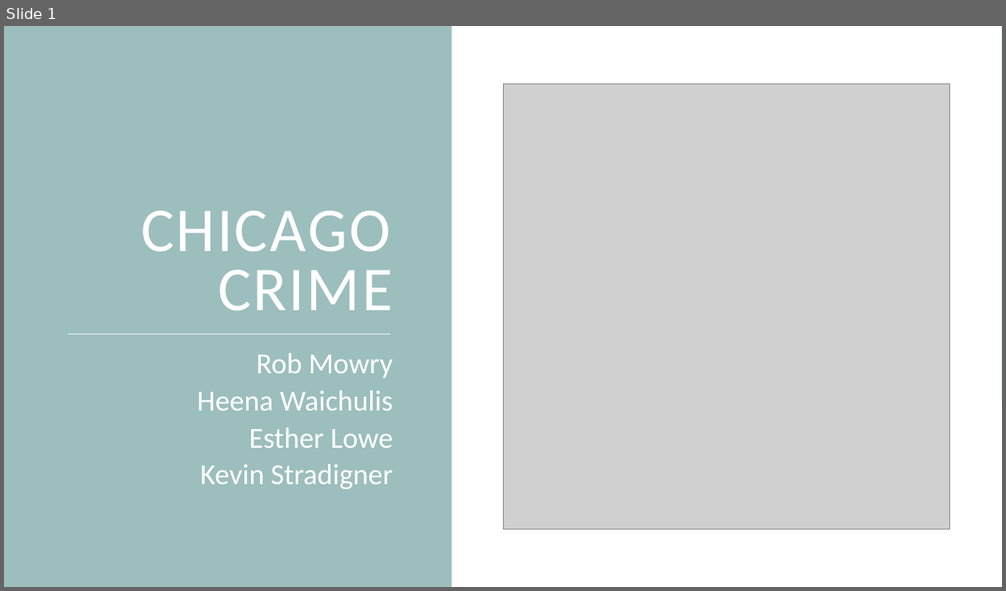
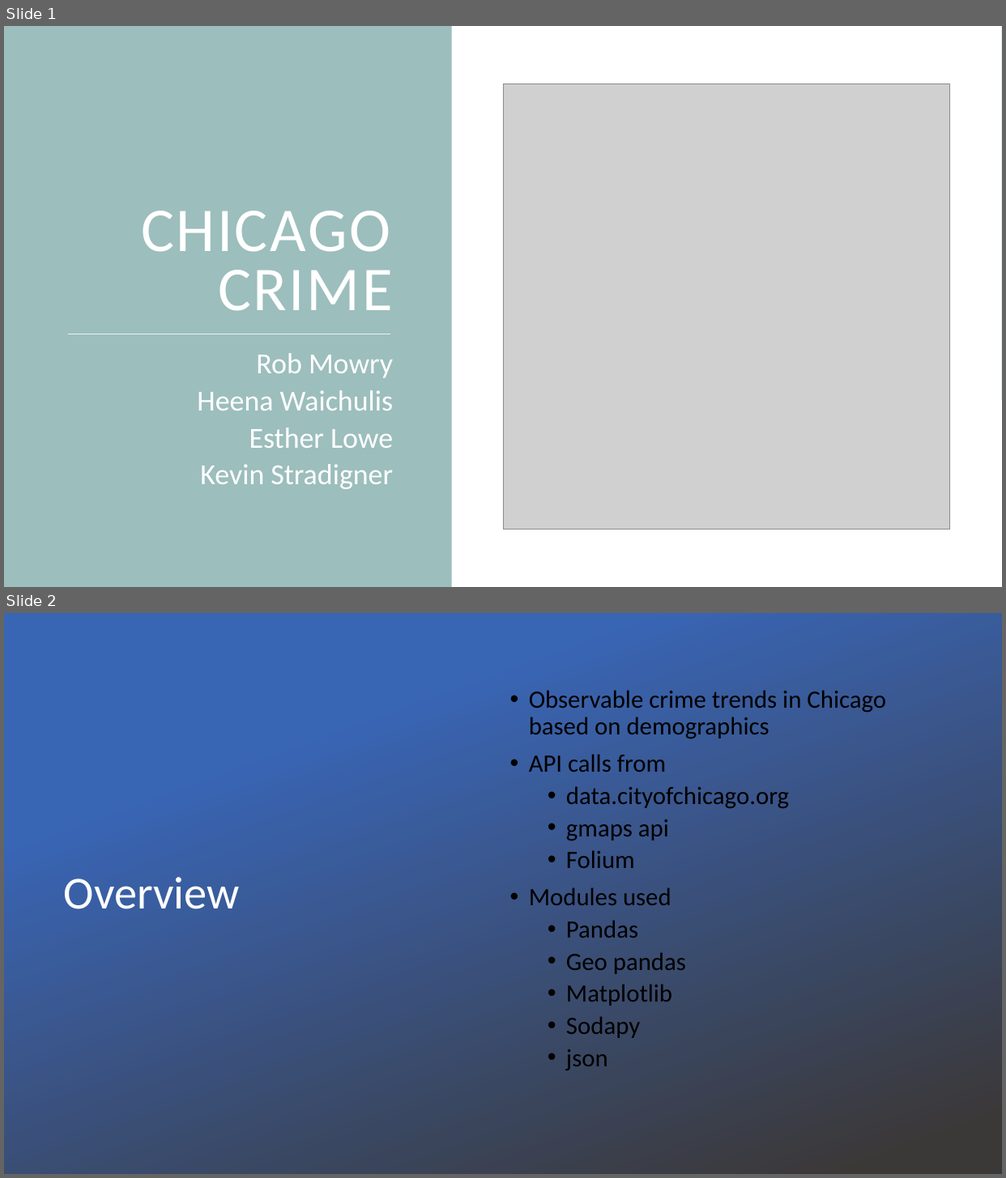
Before and after one commit to ELLowe/20190622_Group_1, a slide deck: MSWL_Chicago_Crime.pptx. Shown one above the other, each under a label of ours: slide 1 before the commit, slides 1 and 2 after it. The pictures are 1006x591 and 1006x1178 pixels, drawn with LibreOffice and Linux fonts; fonts in the diff are those of the drawing; grey boxes stand for pictures; background and template pictures are left out. Boxes give left, top, right and bottom in pixels: in the first picture for what was removed or moved away, otherwise in the second. Text is boxed around its words. In the diff, an @@ line names an element or a change of style, - is before the commit and + after.

```diff
--- a/MSWL_Chicago_Crime.pptx
+++ b/MSWL_Chicago_Crime.pptx
@@ slide 2 added at (4,613,1002,1174), background picture (left out) @@
@@ rectangle added at (4,613,1002,1174), fill gradient #3965B5 to #3B3838 @@
@@ text added at (529,690,886,1071), 24 pt, text #000000 @@
+• Observable crime trends in Chicago based on demographics
+• API calls from
+  • data.cityofchicago.org
+  • gmaps api
+  • Folium
+• Modules used
+  • Pandas
+  • Geo pandas
+  • Matplotlib
+  • Sodapy
+  • json
@@ title added at (64,877,240,909), 44 pt, text #FFFFFF @@
+Overview
```
Also in this commit, not shown: 28 other slides added, 5 slides removed, 7 other files.
